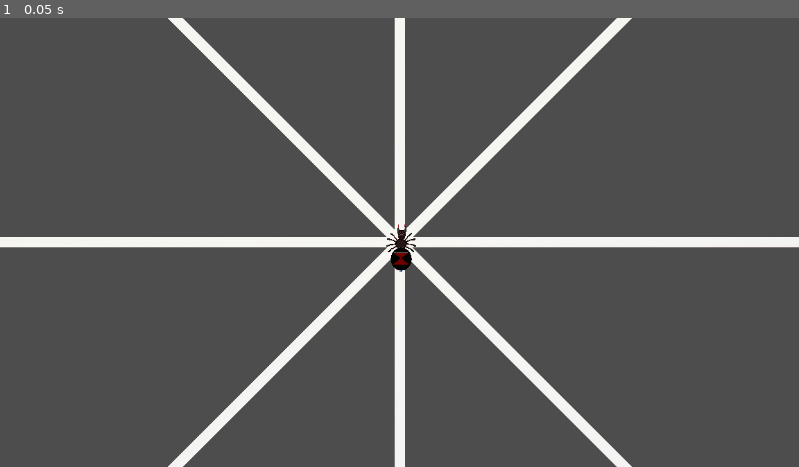
Above: before the commit, frame 1.
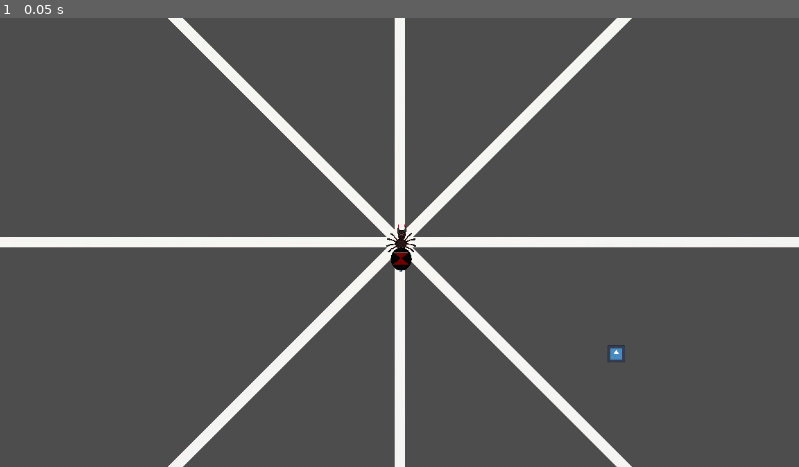
Above: after the commit, the same moment.

Repository: Chickenhatter/web-spider
Game: Godot game, scene res://scenes/main.tscn
The game is run twice, just before and just after one commit, with the same random seed, the same clock (stepped at 60 frames per second) and the same inputs. The project has no main scene, so this scene is started directly. The engine's default icon, where the game draws it, is replaced by a stand-in: a white triangle on a blue panel in a dark square.
Inputs:
- Up to frame 1 (0.05 s): no input

The runs differ from the first frame. In frame 1, less than 0.1% of the frame differs, in the area x 76-79%, y 72-77%.

Commit message:
6hr 6m started work on adding trapped fly
6h 6m 40s

Diff:
--- a/code/fly_around.gd
+++ b/code/fly_around.gd
@@ -22,13 +22,23 @@
 	await get_tree().create_timer(5.0).timeout
 	bug_fly_up = false
 	if inweb == true:
+		websummon()
 		$place.position.y = 100
 		$place.position.x = -100
 	await get_tree().create_timer(5.0).timeout
 	$place.position.y = 100
 	$place.position.x = -100
 	await get_tree().create_timer(20.0).timeout
+	for child in $"../Flyparent".get_children():
+			child.queue_free()
 	spider_place()
+
+func websummon():
+	var fly = flyscene.instantiate()
+	fly.global_position = $place.global_position
+	fly.global_rotation = $place.global_rotation
+	var flyparent = $"../Flyparent"
+	flyparent.add_child(fly)
 
 
 func _on_flybug_area_entered(area: Area2D) -> void:
--- /dev/null
+++ b/code/flyuntrap.gd
@@ -0,0 +1,23 @@
+extends CharacterBody2D
+const webfly = preload("res://scenes/webbed fly.tscn")
+
+const SPEED = 300.0
+const JUMP_VELOCITY = -400.0
+
+
+func _physics_process(delta: float) -> void:
+	pass
+
+
+func _on_flyuntrap_body_entered(body: Node2D) -> void:
+	if get_tree().current_scene.scene_file_path == "res://scenes/main.tscn":
+		if body.name == "Spider":
+			webbed_fly()
+
+func webbed_fly():
+	var flyweb = webfly.instantiate()
+	flyweb.global_position = $"../Flyparent/CharacterBody2D".global_position
+	flyweb.global_rotation = $"../Flyparent/CharacterBody2D".global_rotation
+	var webbedflyparent = $"../webbedflyparent"
+	webbedflyparent.add_child(flyweb)
+	$"."
--- a/code/spider.gd
+++ b/code/spider.gd
@@ -25,7 +25,10 @@
 		if Input.is_action_pressed('ui_s'):
 			movement = Vector2.DOWN.rotated(deg_to_rad(rotation_degrees))
 			caller_direct = 4
-		velocity = movement * 300
+		if Input.is_action_pressed("ui_v"):
+			velocity = movement * 900
+		else:
+			velocity = movement * 300
 	move_and_slide()
 	if caller_direct == 1:
 		Trader.body_move = 'left'
--- a/scenes/fly.tscn
+++ b/scenes/fly.tscn
@@ -1,13 +1,26 @@
 [gd_scene format=3 uid="uid://vkiulncfvq2"]
+
+[ext_resource type="Texture2D" uid="uid://4q335xxs2p" path="res://icon.svg" id="1_djddo"]
+[ext_resource type="Script" uid="uid://yclk62p4ttpd" path="res://code/flyuntrap.gd" id="1_xr3pu"]
 
 [sub_resource type="RectangleShape2D" id="RectangleShape2D_tvkj1"]
 
 [node name="CharacterBody2D" type="CharacterBody2D" unique_id=373320830]
+collision_layer = 0
+collision_mask = 0
+script = ExtResource("1_xr3pu")
 
-[node name="Area2D" type="Area2D" parent="." unique_id=618801098]
+[node name="flyuntrap" type="Area2D" parent="." unique_id=618801098]
 
-[node name="CollisionShape2D" type="CollisionShape2D" parent="Area2D" unique_id=846676295]
+[node name="CollisionShape2D" type="CollisionShape2D" parent="flyuntrap" unique_id=846676295]
 shape = SubResource("RectangleShape2D_tvkj1")
 
 [node name="CollisionShape2D" type="CollisionShape2D" parent="." unique_id=1380534401]
 shape = SubResource("RectangleShape2D_tvkj1")
+
+[node name="Icon" type="Sprite2D" parent="." unique_id=2046568623]
+position = Vector2(1.4007092e-06, 0)
+scale = Vector2(0.15625001, 0.15624999)
+texture = ExtResource("1_djddo")
+
+[connection signal="body_entered" from="flyuntrap" to="." method="_on_flyuntrap_body_entered"]
--- a/scenes/main.tscn
+++ b/scenes/main.tscn
@@ -367,7 +367,15 @@
 [node name="CollisionShape2D" type="CollisionShape2D" parent="Node2D/Fly around/place/flybug" unique_id=765036180]
 shape = SubResource("CircleShape2D_ya4ey")
 
+[node name="Icon" type="Sprite2D" parent="Node2D/Fly around/place" unique_id=1565406443]
+position = Vector2(-2, -8)
+texture = ExtResource("2_jyhfs")
+
 [node name="fly" type="Node2D" parent="Node2D/Fly around" unique_id=327989433]
+
+[node name="Flyparent" type="Node2D" parent="Node2D" unique_id=2031274204]
+
+[node name="webbedflyparent" type="Node2D" parent="Node2D" unique_id=316358881]
 
 [connection signal="area_entered" from="Node2D/Fly around/place/flybug" to="Node2D/Fly around" method="_on_flybug_area_entered"]
 [connection signal="area_exited" from="Node2D/Fly around/place/flybug" to="Node2D/Fly around" method="_on_flybug_area_exited"]
Not shown, added: code/flyuntrap.gd.uid
